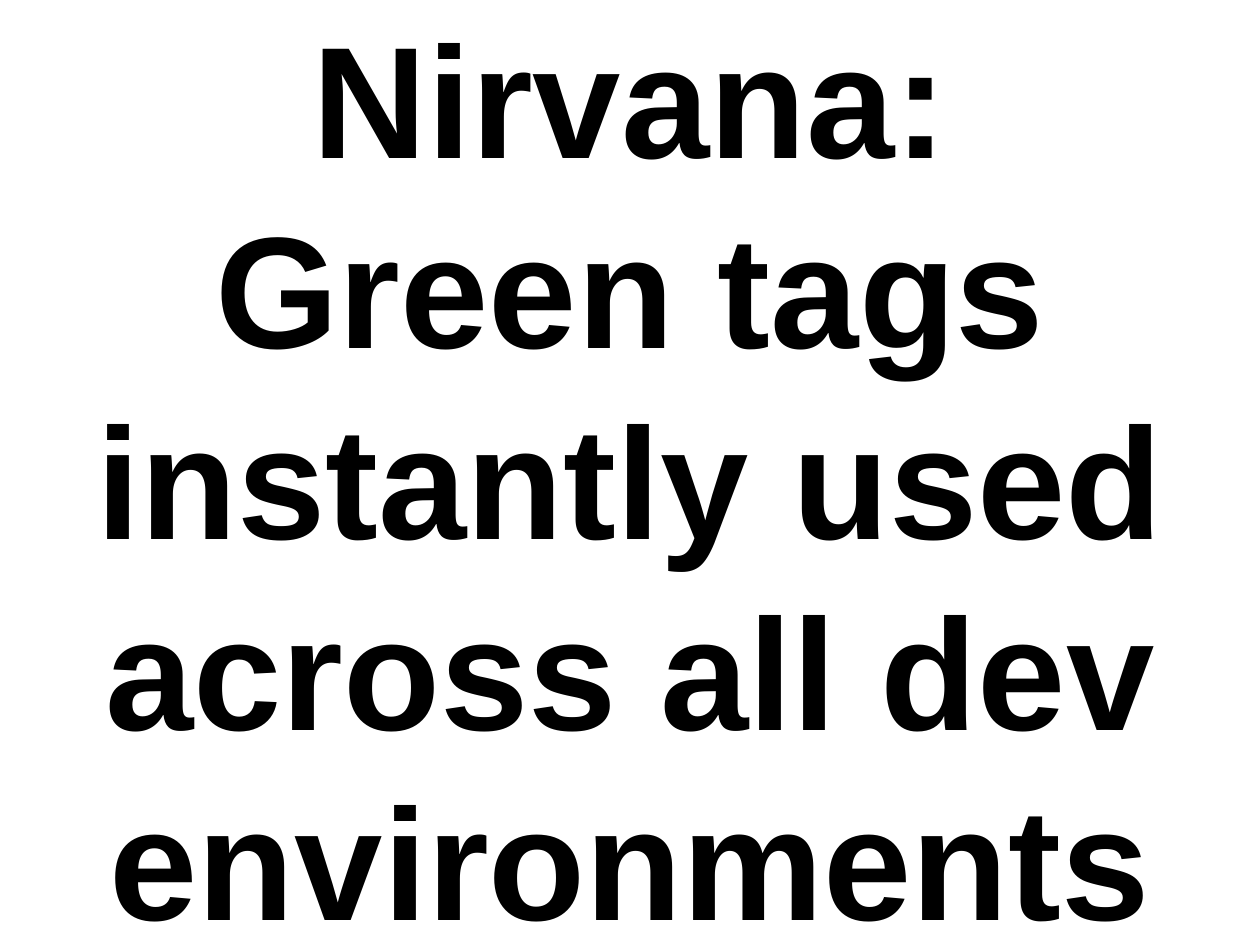
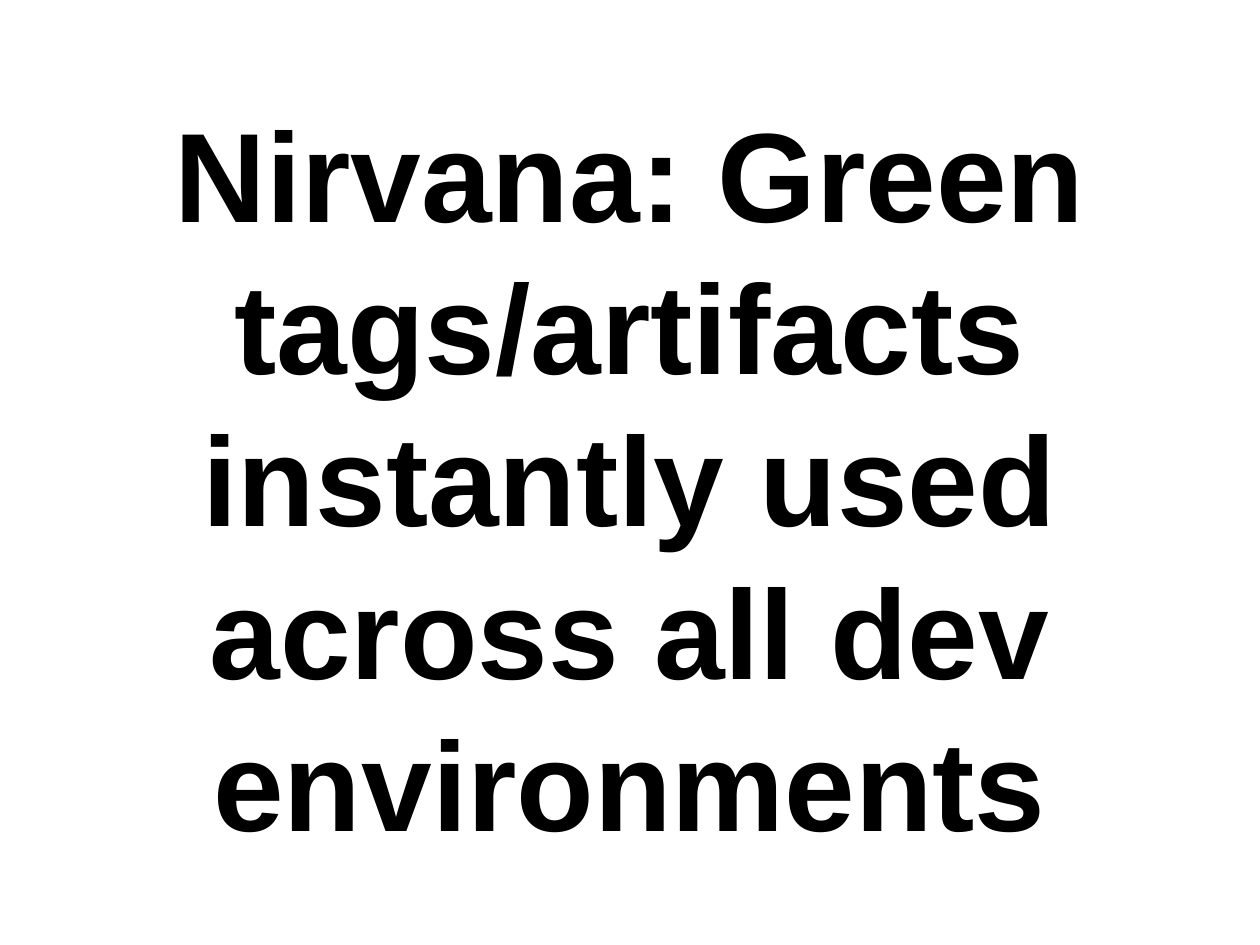
Before and after one commit to thewoolleyman/ci_for_the_rails_guy_or_gal, a slide deck: slide 49 of presentation/ci_for_the_web_2.0_guy_or_gal.odp (slide 47 before the commit). Drawn at 1260x945 pixels with LibreOffice and Linux fonts; fonts in the diff are those of the drawing. Boxes give left, top, right and bottom in pixels: in the first picture for what was removed or moved away, otherwise in the second. Text is boxed around its words. In the diff, an @@ line names an element or a change of style, - is before the commit and + after.

```diff
--- a/presentation/ci_for_the_web_2.0_guy_or_gal.odp
+++ b/presentation/ci_for_the_web_2.0_guy_or_gal.odp
@@ title at (x1=174, y1=130, x2=1084, y2=833): text changed; size 100 to 80 pt @@
-Nirvana: Green tags instantly used across all dev environments
+Nirvana: Green tags/artifacts instantly used across all dev environments
```
Also in this commit, not shown: 4 other slides changed, 2 slides added.
